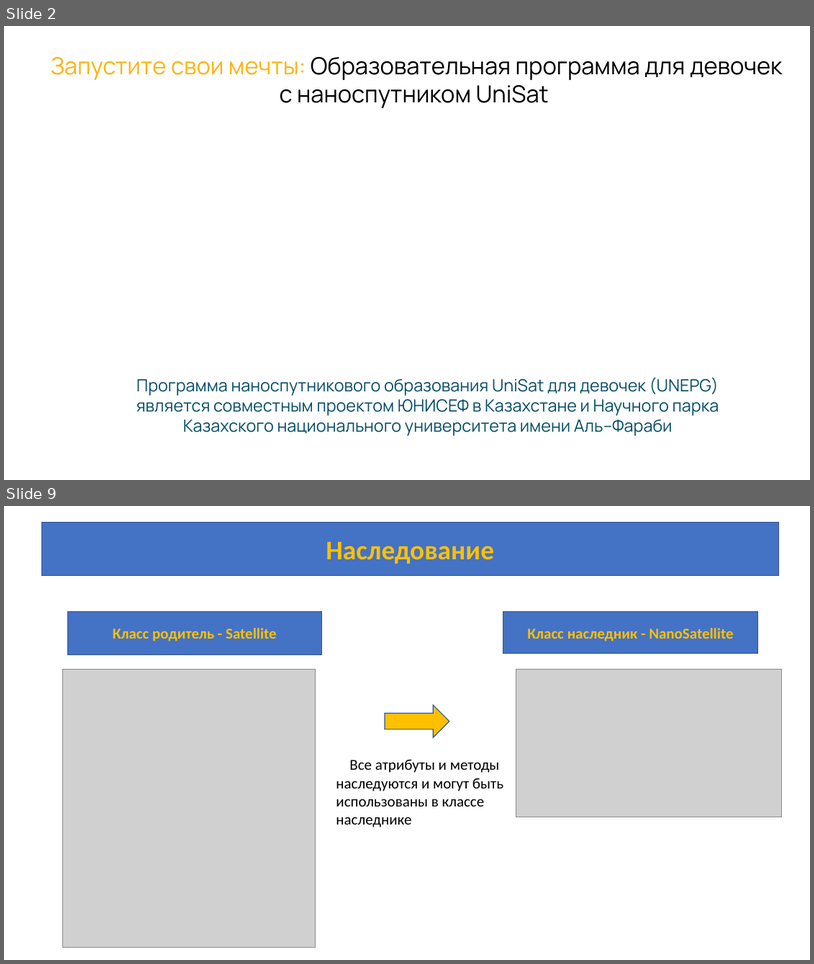
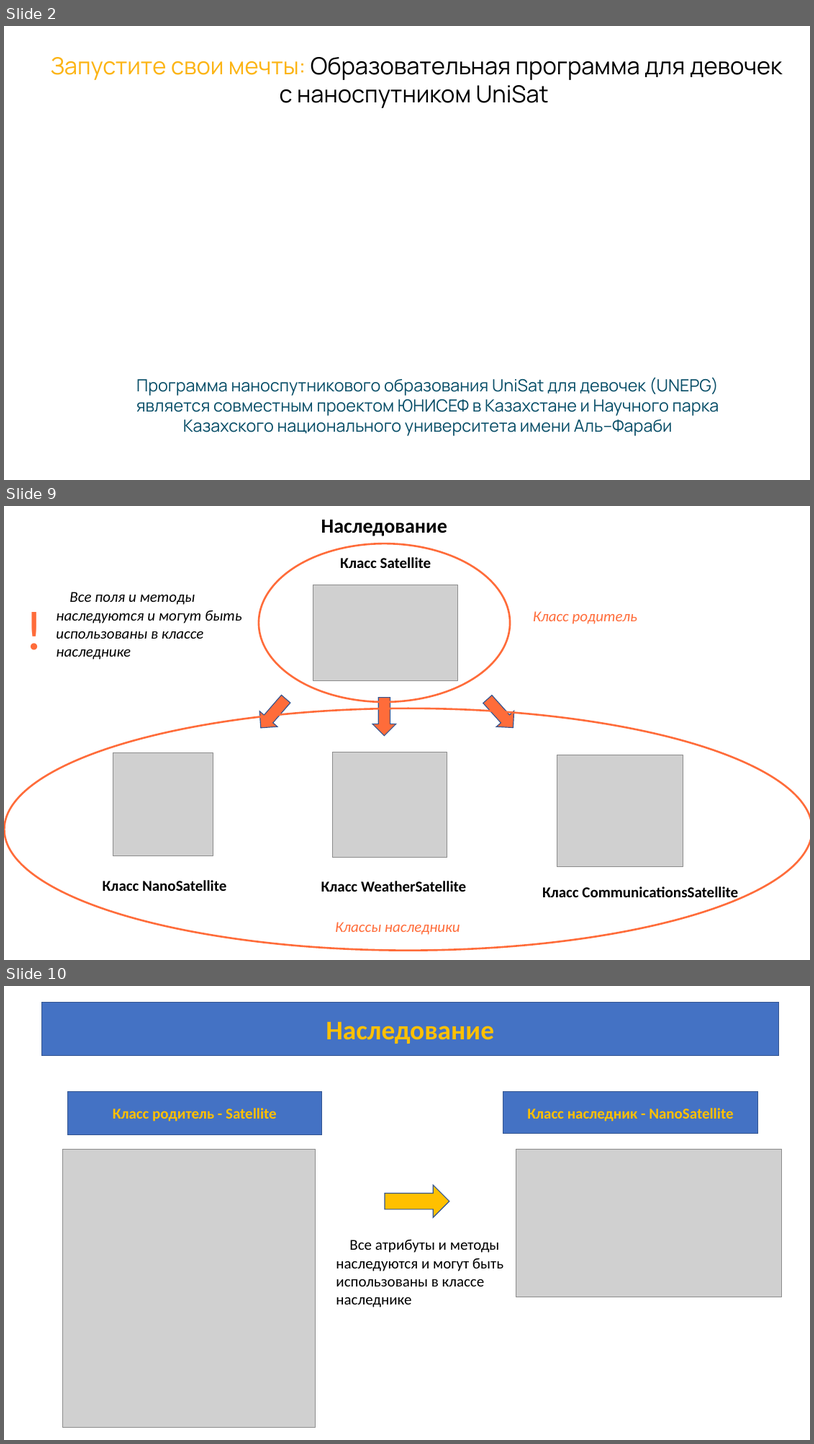
Before and after one commit to azamat7087/python_lessons_ver.2, a slide deck: lesson 7/Lesson_7.pptx. Shown one above the other, each under a label of ours: slides 2 and 9 before the commit, slides 2, 9 and 10 after it; the slides between them are not shown. The pictures are 814x964 and 814x1444 pixels, drawn with LibreOffice and Linux fonts; fonts in the diff are those of the drawing; grey boxes stand for pictures; background and template pictures are left out. Boxes give left, top, right and bottom in pixels: in the first picture for what was removed or moved away, otherwise in the second. Text is boxed around its words. In the diff, an @@ line names an element or a change of style, - is before the commit and + after.

```diff
--- a/lesson 7/Lesson_7.pptx
+++ b/lesson 7/Lesson_7.pptx
@@ slide 9 added at <box>4,506,810,960</box>, background #FFFFFF @@
@@ text added at <box>322,520,448,536</box>, 24 pt, text #000000, bold @@
+Наследование
@@ ellipse added at <box>259,543,510,702</box>, outline #FF6C3A 2.25 pt @@
@@ text added at <box>340,557,432,568</box>, 18 pt, text #000000, bold @@
+Класс Satellite
@@ text added at <box>19,591,60,664</box>, 66 pt, text #FF6C3A @@
+!
@@ text added at <box>56,592,242,659</box>, 18 pt, text #000000, italic @@
+Все поля и методы наследуются и могут быть использованы в классе наследнике
@@ picture added at <box>314,584,458,681</box> @@
@@ text added at <box>533,611,638,624</box>, 18 pt, text #FF6C3A, italic @@
+Класс родитель
@@ down arrow added at <box>252,691,295,735</box>, fill #FF6C3A, outline #325491 1 pt @@
@@ down arrow added at <box>373,698,396,735</box>, fill #FF6C3A, outline #325491 1 pt @@
@@ down arrow added at <box>479,691,522,735</box>, fill #FF6C3A, outline #325491 1 pt @@
@@ ellipse added at <box>4,708,810,950</box>, outline #FF6C3A 2.25 pt @@
@@ picture added at <box>113,753,214,856</box> @@
@@ picture added at <box>332,752,448,857</box> @@
@@ picture added at <box>557,754,683,867</box> @@
@@ text added at <box>103,880,226,890</box>, 18 pt, text #000000, bold @@
+Класс NanoSatellite
@@ text added at <box>322,880,466,891</box>, 18 pt, text #000000, bold @@
+Класс WeatherSatellite
@@ text added at <box>543,886,738,901</box>, 18 pt, text #000000, bold @@
+Класс CommunicationsSatellite
@@ text added at <box>335,921,460,934</box>, 18 pt, text #FF6C3A, italic @@
+Классы наследники
@@ what was slide 9 is now slide 10 @@
```
Also in this commit, not shown: 1 slide changed, 6 other slides added.
